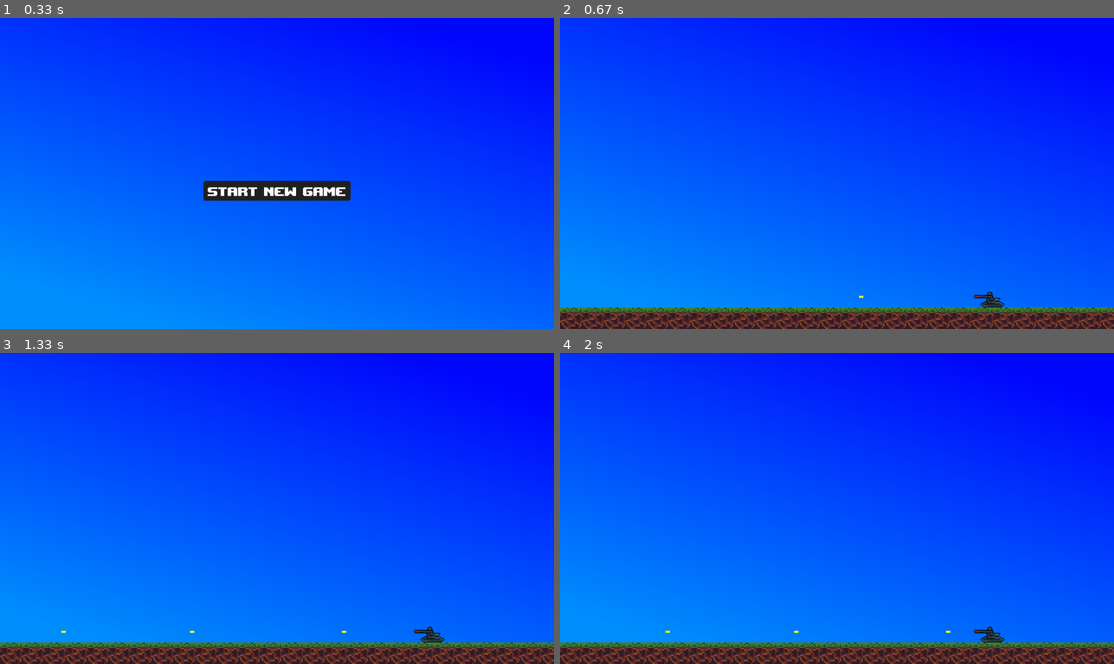
Above: before the commit, frames 1-4 (two rows, left to right).
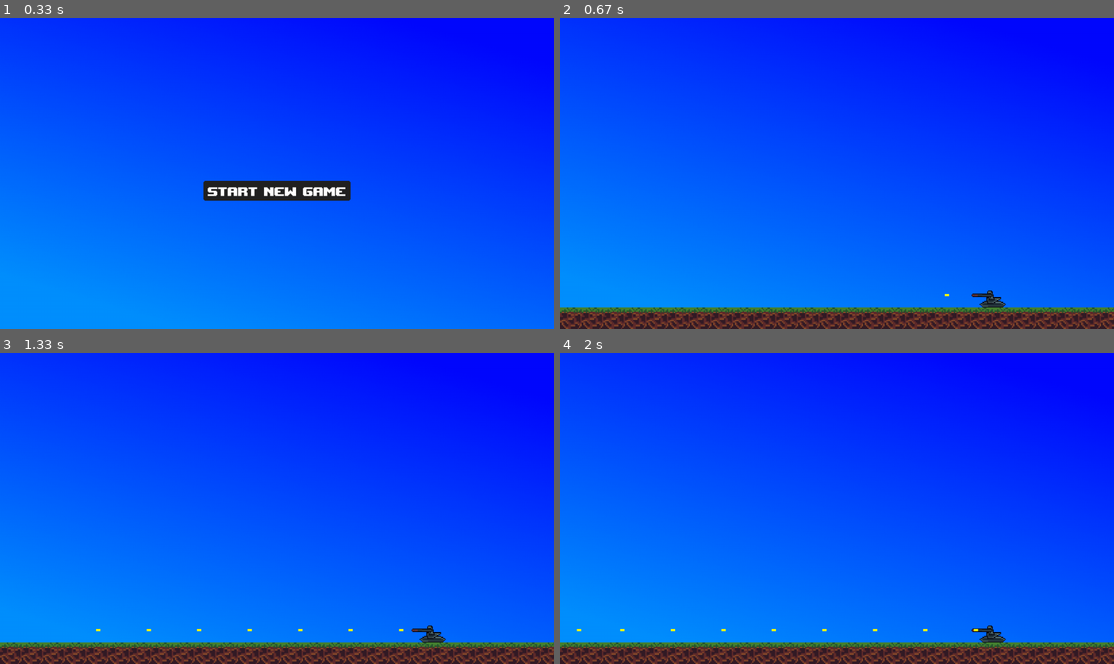
Above: after the commit, the same moments.

Repository: Acaippa/pygame-areal-fighters
Game: pygame game, started from main/main.py
Same seed, same stepped clock (60 frames per second), same inputs: the game is played once before the commit and once after it.
Inputs (mouse positions are in pixels of both pictures, inside the frame that each line leads up to):
- Up to frame 1 (0.33 s): no input
- Up to frame 2 (0.67 s): click (814, 185) at 0.38 s
- Up to frame 3 (1.33 s): no input
- Up to frame 4 (2 s): no input

Frame 1 is identical in both runs. In frame 2, 0.1% of the frame differs, in the area x 53-81%, y 87-94%; in frame 3, 0.2%; in frame 4, 0.2%, in the area x 3-81%, y 87-94%.

Commit message:
Change from pixel perfect collision to rect collision

Diff:
--- a/main/levels/main_game.py
+++ b/main/levels/main_game.py
@@ -2,6 +2,7 @@
 from settings import*
 from modules.plane_spawner import*
 from modules.turret import*
+from modules.collision_handler import*
 
 class MainGame:
 	def __init__(self, parent):
@@ -24,6 +25,8 @@
 		self.delta_time = dt
 		self.draw_background()
 
+		CollisionHandler(self.plane_spawner.get_planes(), self.turret.get_bullets())
+
 		self.plane_spawner.update(self.delta_time)
 
 		self.turret.update(self.delta_time)
--- a/main/modules/bullet.py
+++ b/main/modules/bullet.py
@@ -10,7 +10,9 @@
 		self.rect = self.image.get_rect()
 		self.image.fill("yellow")
 
-		self.speed = 3000
+		self.mask = pygame.mask.from_surface(self.image)
+
+		self.speed = 1000
 
 		self.last_x, self.last_y = 0, 0
 
@@ -22,19 +24,29 @@
 
 		self.list = list
 
+		self.last_rect = None
+
+		self.image_rotated = None
+
 	def get_speed(self):
 		return self.distance_traveled * 60
 
+	def on_collision(self):
+		self.list.remove(self)
+
+	def remove_self(self):
+		try:
+			self.list.remove(self)
+		except Exception as e:
+			print("Failed to remove bullet; ", e)
+
 	def kill_out_of_bounds(self):
 		w, h = self.display_surface.get_size()
-		try:
-			if self.pos[0] >= w or self.pos[0] <= 0:
-				self.list.remove(self)
+		if self.pos[0] >= w or self.pos[0] <= 0:
+			self.remove_self()
 
-			if self.pos[1] >= h or self.pos[1] <= 0:
-				self.list.remove(self)
-		except Exception as e:
-			print("Failed to remove bullet; ", e)
+		if self.pos[1] >= h or self.pos[1] <= 0:
+			self.remove_self()
 
 
 	def update(self, dt):
@@ -43,7 +55,8 @@
 		self.kill_out_of_bounds()
 
 		self.last_x, self.last_y = self.pos
-		# We have to offset the angle by 90 degrees to sompensate for the fact that the 0 position for the barrel is at + 90 degrees.
+		self.last_rect = self.image.get_rect(center=(self.last_x, self.last_y))
+		# We have to offset the angle by 90 degrees to sompensate for the fact that the 0 position for the barrel is at - 90 degrees.
 		rad = radians(self.angle + 90)
 		self.pos = self.pos[0] - (sin(rad) * self.speed * self.delta_time), self.pos[1] - (cos(rad) * self.speed * self.delta_time)
 
--- /dev/null
+++ b/main/modules/collision_handler.py
@@ -0,0 +1,13 @@
+import pygame
+
+class CollisionHandler:
+	def __init__(self, planes, bullets):
+		self.display_surface = pygame.display.get_surface()
+		for plane in planes:
+			for bullet in bullets:
+				collision = pygame.Rect.colliderect(plane.rect, bullet.rect)
+
+				 # Check if the bullet hits the plane between frames.
+				if collision:
+					plane.on_collision()
+					bullet.on_collision()
--- a/main/modules/plane.py
+++ b/main/modules/plane.py
@@ -3,7 +3,7 @@
 from math import*
 
 class Plane:
-	def __init__(self, pos):
+	def __init__(self, pos, spawner):
 		self.display_surface = pygame.display.get_surface()
 		self.image = pygame.image.load("images/plane01.png").convert_alpha()
 
@@ -15,15 +15,27 @@
 
 		self.delta_time = 0
 
-		self.rect = self.image.get_rect()
-		self.rect.center = self.pos
+		self.rect = self.image.get_rect(center=self.pos)
 
 		self.last_x, self.last_y = 0, 0
 
 		self.distance_traveled = 0
 
+		self.health = 100
+
+		self.spawner = spawner
+
 	def get_speed(self):
 		return self.distance_traveled * 60
+
+	def remove_self(self):
+		self.spawner.plane_list.remove(self)
+
+	def on_collision(self):
+		if self.health - 10 < 0:
+			self.remove_self()
+		else:
+			self.health -= 10
 
 	def update(self, dt):
 		self.delta_time = dt
@@ -37,4 +49,5 @@
 		self.draw()
 
 	def draw(self):
-		self.display_surface.blit(self.image, (self.rect[0], self.rect[1] - self.image.get_height() // 2))
+		self.display_surface.blit(self.image, (self.rect[0], self.rect[1] - self.image.get_height() / 2))
+		#self.display_surface.blit(self.image, (self.rect[0], self.rect[1]))
--- a/main/modules/plane_spawner.py
+++ b/main/modules/plane_spawner.py
@@ -18,6 +18,8 @@
 
 		self.plane_timer = 5
 
+	def get_planes(self):
+		return self.plane_list
 
 	def get_first_plane(self):
 		if len(self.plane_list) > 0:
@@ -37,7 +39,7 @@
 		if self.plane_tick >= self.plane_timer:
 			x = self.display_surface.get_width() + random.randint(50, 150)
 			y = random.randint(200, 500)
-			self.plane_list.append(random.choice(self.planes)((x, y)))
+			self.plane_list.append(random.choice(self.planes)((x, y), self))
 			self.plane_tick = 0
 
 		else:
--- a/main/modules/turret.py
+++ b/main/modules/turret.py
@@ -54,6 +54,9 @@
 
 		self.draw_bullets()
 
+	def get_bullets(self):
+		return self.bullet_list
+
 	def aim(self):
 		self.target_plane = self.plane_spawner.get_first_plane()
 
--- a/main/settings.py
+++ b/main/settings.py
@@ -1,2 +1,2 @@
 TILE_SIZE = 50
-PLANE_SIZE = 2
+PLANE_SIZE = 2.2
--- /dev/null
+++ b/main/test.py
@@ -0,0 +1,113 @@
+import pygame
+
+
+pygame.init()
+screen = pygame.display.set_mode((500, 400))
+clock = pygame.time.Clock()
+
+
+class Bullet:
+    # provide an argument for what to check and what to exclude
+    def __init__(self, start_pos, x_direction, check, exclude):
+        self.image = pygame.Surface((10, 10))
+        self.image.fill((255, 255, 0))
+        self.rect = self.image.get_rect(center=start_pos)
+        self.x_direction = x_direction
+        self.check, self.exclude = check, exclude
+        self.x_velocity = 5 * self.x_direction
+        self.damage = 5
+        self.destroy = False
+
+    def draw(self, surf):
+        surf.blit(self.image, self.rect)
+
+    def update(self):
+        # go over the list of entities to check
+        for entity in self.check:
+            # if the entity is not the one that is excluded and the entity has
+            # attributes that are needed here check for collision
+            # and if there is then set the destroy flag to True
+            # and stop updating. Also some check to see if the bullet has traveled
+            # too far or somethin like that could be added
+            if (entity is not self.exclude and hasattr(entity, 'health')
+                    and hasattr(entity, 'rect')):
+                if self.rect.colliderect(entity.rect):
+                    entity.health -= self.damage
+                    self.destroy = True
+                    return
+        self.rect.move_ip(self.x_velocity, 0)
+
+
+# simple entity class to represent entities (in this case
+# only the players and enemies since theoretically this could
+# be base class both for bullets and players and enemies)
+class Entity:
+    def __init__(self, x, y, color, name):
+        self.color, self.name = color, name
+        self.rect = pygame.Rect(x, y, 30, 60)
+        self.health = 100
+        self.prev_health = self.health
+
+    def draw(self, surf):
+        pygame.draw.rect(surf, self.color, self.rect)
+
+    def update(self):
+        # if health has been reduced print the current health
+        if self.health < self.prev_health:
+            print(f'{self.name} health: {self.health}')
+            self.prev_health = self.health
+
+
+# create the entities
+player = Entity(100, 200, (0, 255, 0), 'player')
+enemy = Entity(370, 200, (255, 0, 0), 'enemy')
+# create a list to store bullets in
+bullets = []
+
+while True:
+    screen.fill((0, 0, 0))
+
+    # create a list for bullets to remove
+    # so that they can be removed later
+    # without interfering with the checking for loop
+    remove_bullets = []
+    for bullet in bullets:
+        # if the bullet should be destroyed don't update it
+        # and add to the bullets to remove
+        if bullet.destroy:
+            remove_bullets.append(bullet)
+        else:
+            bullet.update()
+            bullet.draw(screen)
+    # remove destroyed bullets from the main list
+    for bullet in remove_bullets:
+        bullets.remove(bullet)
+
+    # update
+    enemy.update()
+    enemy.draw(screen)
+
+    player.update()
+    player.draw(screen)
+
+    for event in pygame.event.get():
+        if event.type == pygame.QUIT:
+            exit()
+        if event.type == pygame.KEYDOWN:
+            # usually you would just pass a list of entities that are not like
+            # this but rather referenced by name so you would use that
+            # instead of passing a list like this. In that case it would make more
+            # sense to have an excluded entity as in this case you could just not include
+            # in the list at all. Also going over a list to remove a single element
+            # would likely be more wasteful
+            if event.key == pygame.K_a:
+                # if a pressed create a bullet traveling from enemy to player
+                bullet = Bullet(enemy.rect.center, -1, [player, enemy], enemy)
+                bullets.append(bullet)
+            if event.key == pygame.K_d:
+                # if d pressed create a bullet traveling from player to enemy
+                bullet = Bullet(player.rect.center, 17, [player, enemy], player)
+                bullets.append(bullet)
+
+    pygame.display.update()
+    clock.tick(60)
